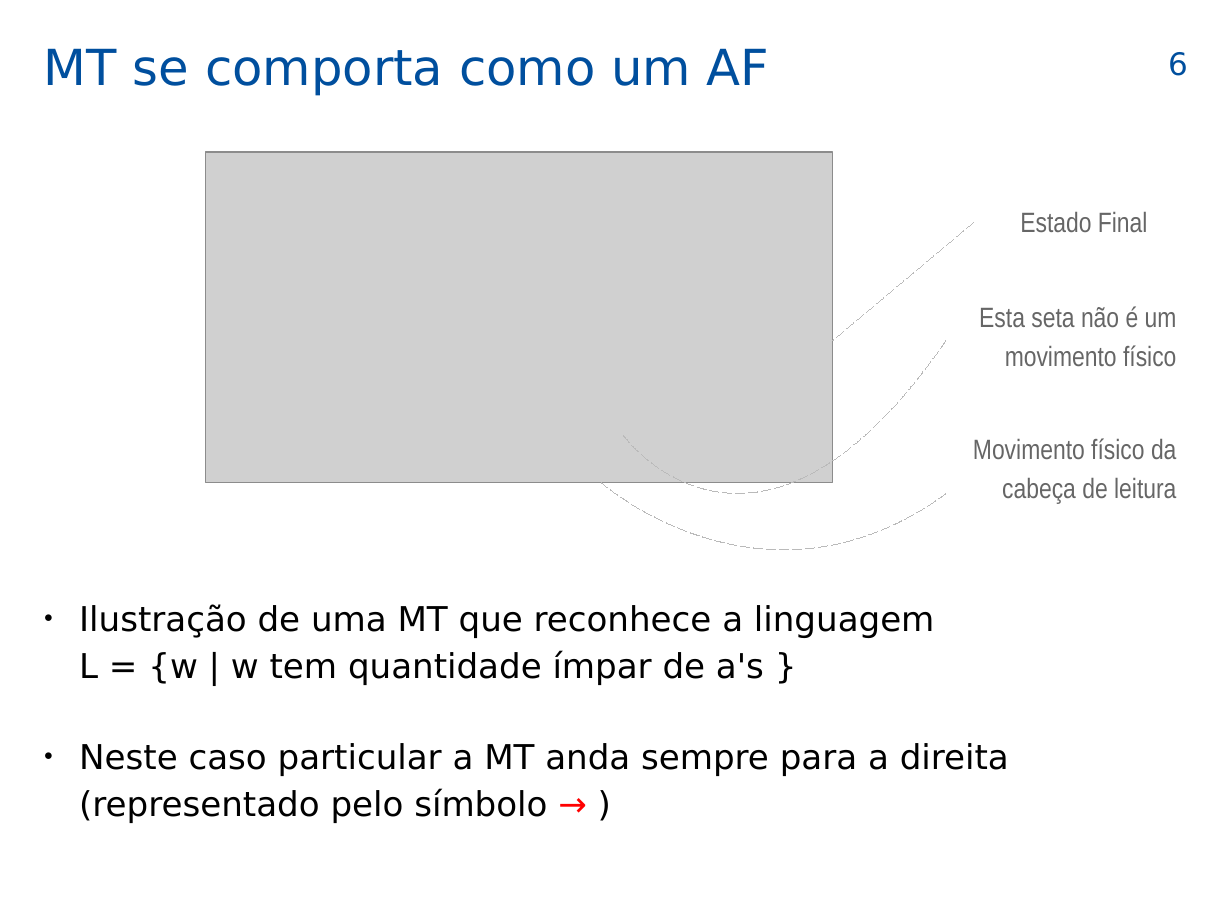
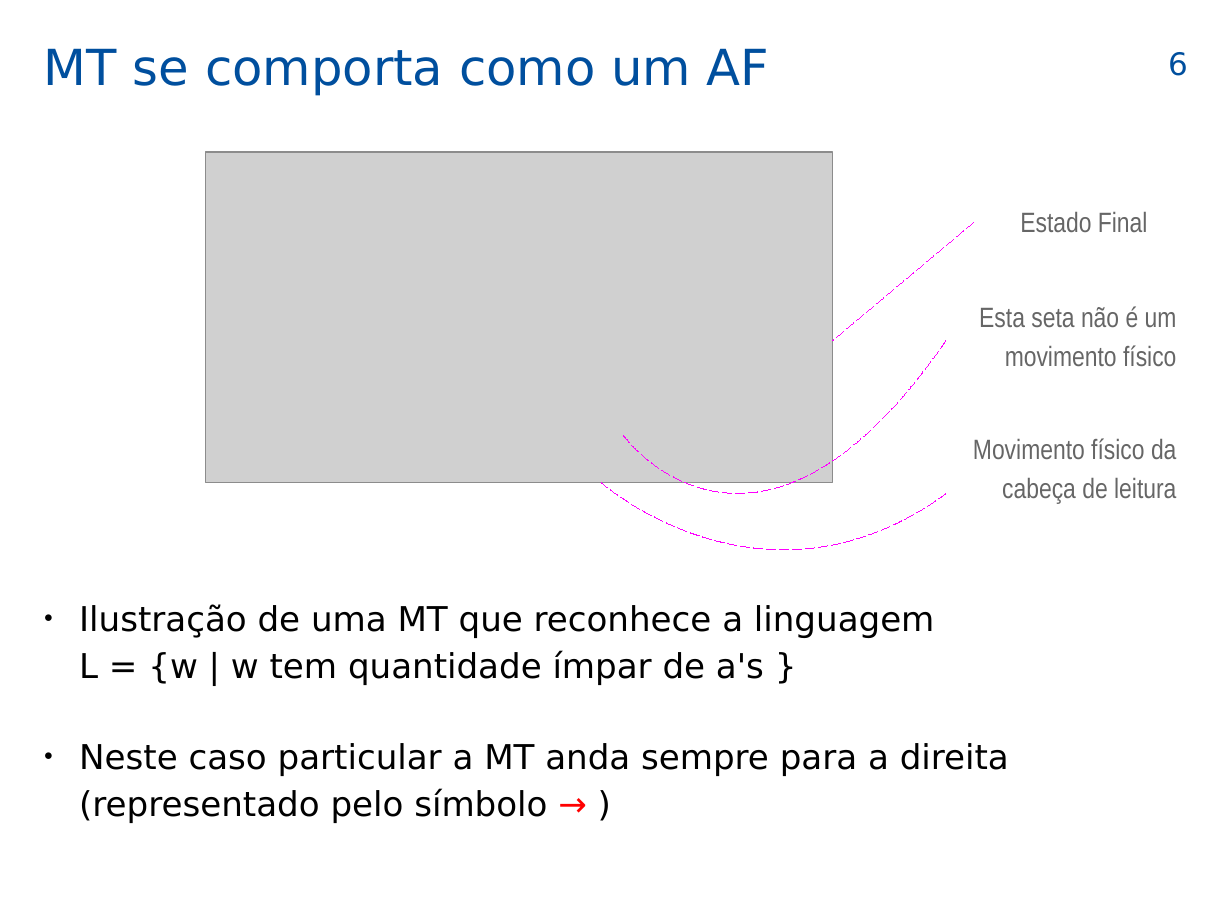
Before and after one commit to efurlanm/teaching, a slide deck: slide 6 of lfa/LFA-42-Turing_2025-05-21.odp. Drawn at 1232x924 pixels with LibreOffice and Linux fonts; fonts in the diff are those of the drawing; grey boxes stand for pictures; background and template pictures are left out. Boxes give left, top, right and bottom in pixels: in the first picture for what was removed or moved away, otherwise in the second. Text is boxed around its words. In the diff, an @@ line names an element or a change of style, - is before the commit and + after.

```diff
--- a/lfa/LFA-42-Turing_2025-05-21.odp
+++ b/lfa/LFA-42-Turing_2025-05-21.odp
@@ line (974, 222) - (833, 341): stroke #BABABA 0 pt dashed to #FF00FF 0 pt dashed @@
@@ freeform shape at bbox=[624, 341, 946, 494]: outline #BABABA 0 pt dashed to #FF00FF 0 pt dashed @@
@@ freeform shape at bbox=[601, 483, 946, 550]: outline #BABABA 0 pt dashed to #FF00FF 0 pt dashed @@
```
Also in this commit, not shown: 11 other slides changed, 22 other files.
